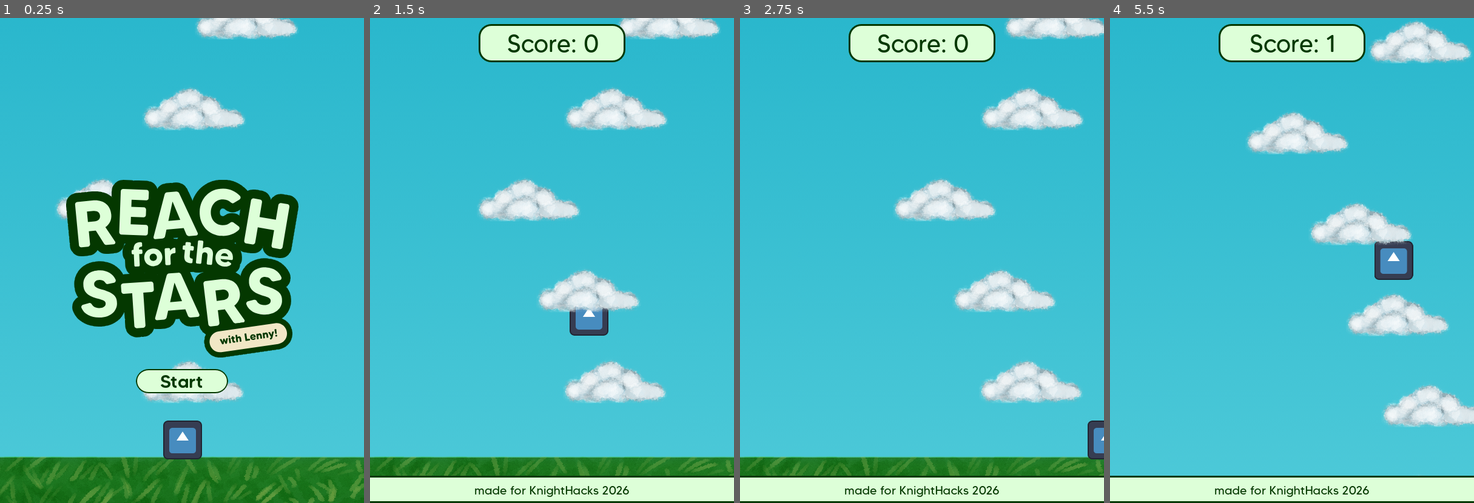
Above: before the commit, frames 1-4 (left to right).
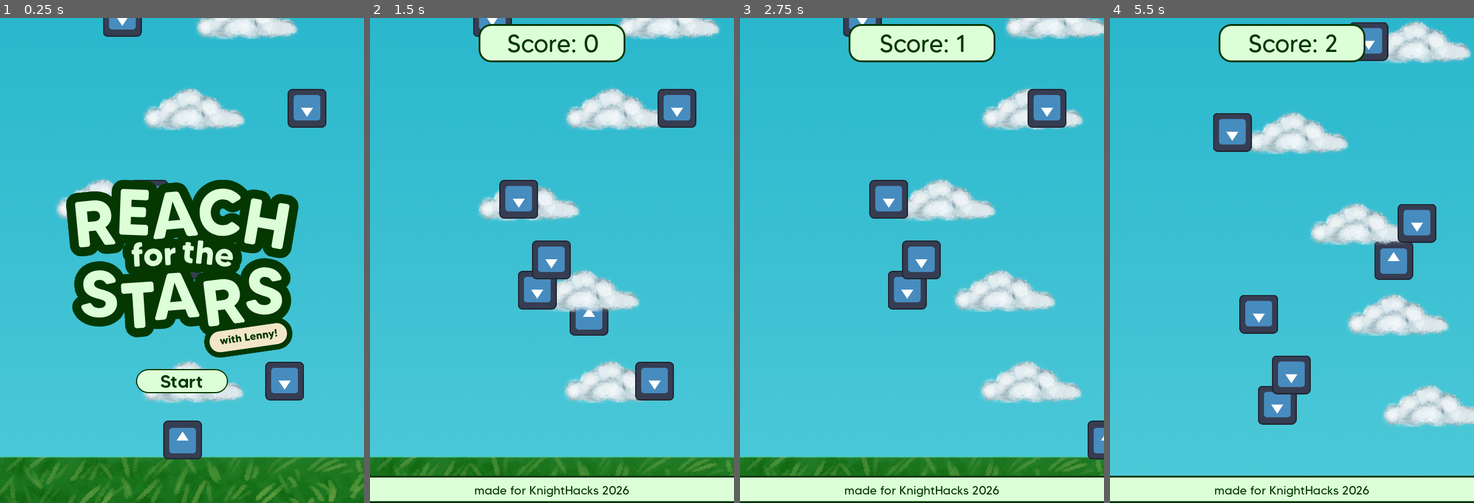
Above: after the commit, the same moments.

Repository: hannahjmc/KnightHacks2026
Game: Godot game, scene res://Scenes/main.tscn
The game is run twice, just before and just after one commit, with the same random seed, the same clock (stepped at 60 frames per second) and the same inputs. The engine's default icon, where the game draws it, is replaced by a stand-in: a white triangle on a blue panel in a dark square.
Inputs:
- Up to frame 1 (0.25 s): no input
- Up to frame 2 (1.5 s): click "Start" at 0.5 s; tap Enter (ui_accept) at 1.25 s; hold Right (ui_right) from 1.28 s (still down)
- Up to frame 3 (2.75 s): keep holding Right (ui_right); tap Enter (ui_accept) at 1.52, 2.27 s
- Up to frame 4 (5.5 s): release Right (ui_right) at 2.78 s; hold Left (ui_left) 2.78-3.53 s; hold Right (ui_right) 3.53-5.03 s; tap Enter (ui_accept) at 3.77, 4.52, 5.27 s; hold Left (ui_left) from 5.03 s (still down)

The runs differ from the first frame. In frame 1, 2.2% of the frame differs, in the area x 28-90%, y 0-79%; in frame 2, 4.3%; in frame 3, 3.8%; in frame 4, 4.9%, in the area x 28-90%, y 0-84%.

Commit message:
implemented coins
- added coins to the game which are actually going to be petals

Diff:
--- a/Scenes/coin.tscn
+++ b/Scenes/coin.tscn
@@ -1,14 +1,14 @@
-[gd_scene load_steps=5 format=3 uid="uid://duytcc3too7d2"]
+[gd_scene format=3 uid="uid://duytcc3too7d2"]
 
 [ext_resource type="Script" uid="uid://cf08fpw8njsev" path="res://Scripts/coin.gd" id="1_jgi06"]
-[ext_resource type="Texture2D" uid="uid://b0tek3ucwxykw" path="res://Sprites/coin.png" id="2_jgi06"]
+[ext_resource type="Texture2D" uid="uid://ce5l00hhda6t1" path="res://icon.svg" id="2_jgi06"]
 
 [sub_resource type="CircleShape2D" id="CircleShape2D_jgi06"]
 
 [sub_resource type="CircleShape2D" id="CircleShape2D_g537i"]
 radius = 40.0281
 
-[node name="Coin" type="RigidBody2D"]
+[node name="Coin" type="RigidBody2D" unique_id=1812420018]
 collision_layer = 2
 gravity_scale = 0.0
 lock_rotation = true
@@ -17,21 +17,22 @@
 script = ExtResource("1_jgi06")
 addedScore = 1
 
-[node name="CollisionShape2D" type="CollisionShape2D" parent="."]
+[node name="CollisionShape2D" type="CollisionShape2D" parent="." unique_id=1252871315]
 position = Vector2(-1, -1)
 shape = SubResource("CircleShape2D_jgi06")
 one_way_collision_margin = 0.0
 
-[node name="Sprite2D" type="Sprite2D" parent="CollisionShape2D"]
+[node name="Sprite2D" type="Sprite2D" parent="CollisionShape2D" unique_id=2004326840]
 z_index = 10
+rotation = -3.1415925
 scale = Vector2(0.5, 0.5)
 texture = ExtResource("2_jgi06")
 
-[node name="Area2D" type="Area2D" parent="."]
+[node name="Area2D" type="Area2D" parent="." unique_id=1541608454]
 position = Vector2(-1, -1)
 collision_layer = 3
 
-[node name="CollisionShape2D" type="CollisionShape2D" parent="Area2D"]
+[node name="CollisionShape2D" type="CollisionShape2D" parent="Area2D" unique_id=1767751733]
 position = Vector2(-1, 1)
 shape = SubResource("CircleShape2D_g537i")
 
--- a/Scenes/main.tscn
+++ b/Scenes/main.tscn
@@ -1,7 +1,9 @@
 [gd_scene format=3 uid="uid://bo1gqnlnu7mkg"]
 
 [ext_resource type="Texture2D" uid="uid://bnmatkf00wyka" path="res://Sprites/grass.png" id="1_8gbba"]
+[ext_resource type="Script" uid="uid://n2oip4e12270" path="res://Scripts/coin_spawner.gd" id="1_fevyy"]
 [ext_resource type="PackedScene" uid="uid://b4jwgsd5elgve" path="res://Scenes/Player.tscn" id="1_jjgbg"]
+[ext_resource type="PackedScene" uid="uid://duytcc3too7d2" path="res://Scenes/coin.tscn" id="2_hibaj"]
 [ext_resource type="PackedScene" uid="uid://cnpfxrsgsseam" path="res://Scenes/cloud.tscn" id="3_jjvhh"]
 [ext_resource type="Script" uid="uid://bjsaxswxr43rr" path="res://Scripts/camera.gd" id="3_kry3j"]
 [ext_resource type="Texture2D" uid="uid://cxn8ny5qlafq5" path="res://Sprites/Background_TALL.png" id="4_344ge"]
@@ -294,5 +296,13 @@
 grow_vertical = 2
 texture = ExtResource("13_fdnlq")
 
+[node name="CoinSpawner" type="Node2D" parent="." unique_id=2042330531 node_paths=PackedStringArray("player", "camera")]
+script = ExtResource("1_fevyy")
+coin_scene = ExtResource("2_hibaj")
+player = NodePath("../Player")
+camera = NodePath("../Camera2D")
+
+[node name="Coin" parent="." unique_id=252415301 instance=ExtResource("2_hibaj")]
+
 [connection signal="pressed" from="StartCanvas/StartButton" to="StartCanvas" method="_on_start_button_pressed"]
 [connection signal="pressed" from="GameOver/GameOverCanvas/Panel/Button" to="GameOver" method="_on_button_pressed"]
--- a/Scripts/coin.gd
+++ b/Scripts/coin.gd
@@ -10,4 +10,5 @@
 
 func _on_area_2d_body_entered(body: Node2D) -> void:
 	if body.name == "Player":
+		ScoreSystem.add_coin(1)
 		queue_free()
--- a/Scripts/coin_spawner.gd
+++ b/Scripts/coin_spawner.gd
@@ -1,7 +1,7 @@
 extends Node2D
 
 # Node References
-@export var coin : RigidBody2D
+@export var coin_scene : PackedScene
 @export var player : CharacterBody2D
 @export var camera : Camera2D
 
@@ -35,7 +35,7 @@
 	var random_x_position: float = randf_range(min_spawn_x, max_spawn_x)
 	var new_y_position : float = last_coin_y - vertical_spacing
 
-	var new_coin = coin.duplicate()
+	var new_coin = coin_scene.instantiate()
 	new_coin.transform = Transform2D(0.0 ,Vector2(random_x_position, new_y_position))
 	last_coin_y = new_y_position
 	add_child(new_coin)
